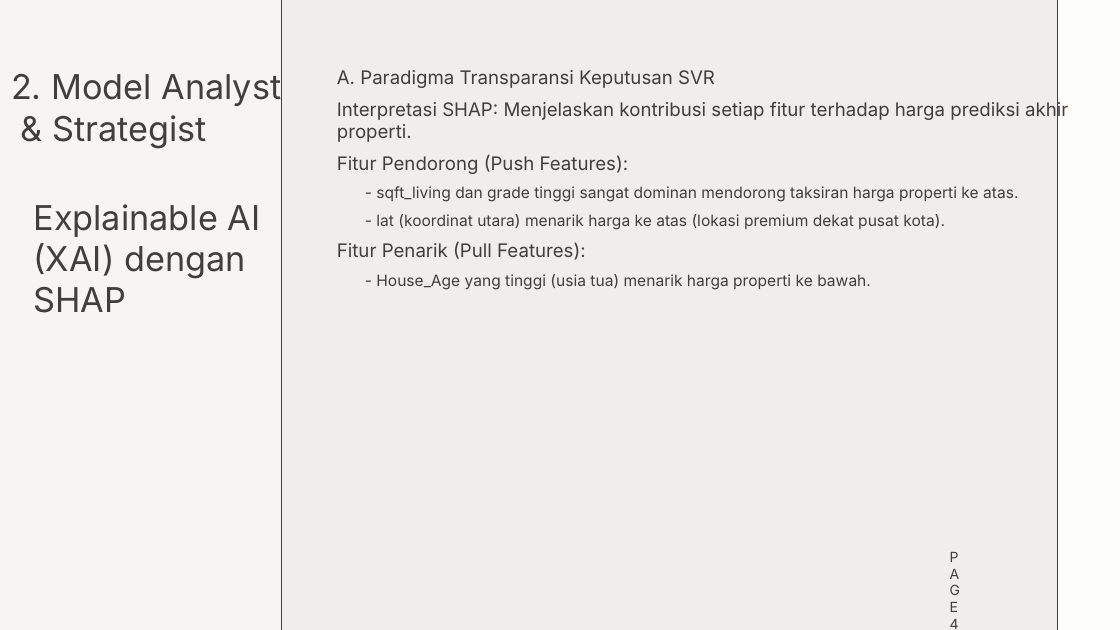
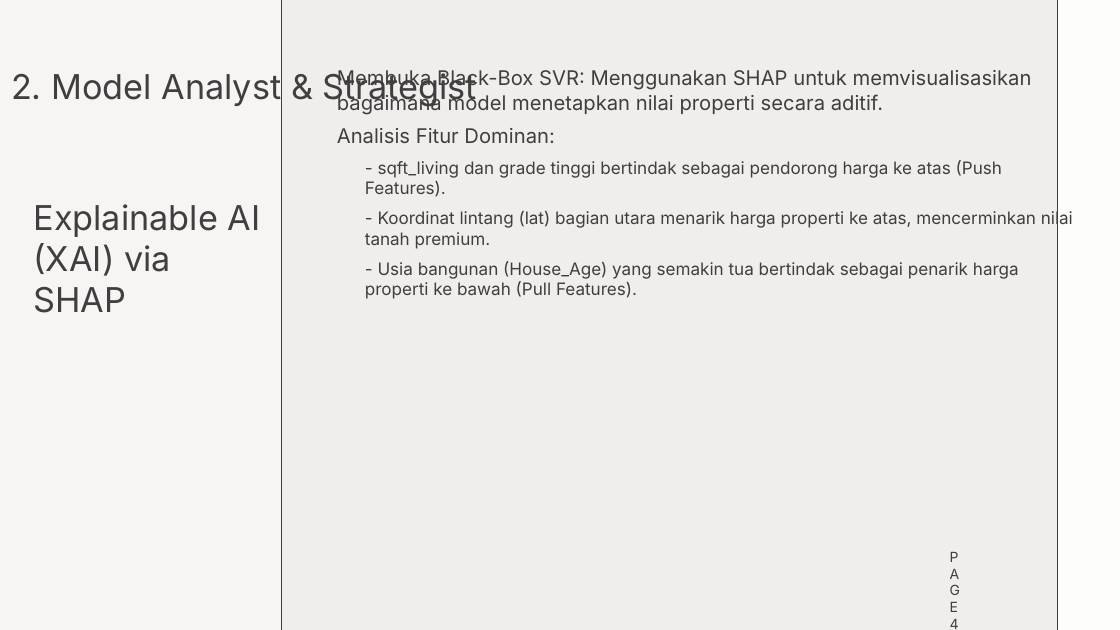
Before and after one commit to chilmi89/property_valuation, a slide deck: slide 4 of 0023_studi_kasus3_materi_2_achmad_chilmi.pptx. Drawn at 1120x630 pixels with LibreOffice and Linux fonts; fonts in the diff are those of the drawing. Boxes give left, top, right and bottom in pixels: in the first picture for what was removed or moved away, otherwise in the second. Text is boxed around its words. In the diff, an @@ line names an element or a change of style, - is before the commit and + after.

```diff
--- a/0023_studi_kasus3_materi_2_achmad_chilmi.pptx
+++ b/0023_studi_kasus3_materi_2_achmad_chilmi.pptx
@@ text at [11, 71, 477, 107]: text changed @@
-2. Model Analyst
-& Strategist
+2. Model Analyst & Strategist
@@ text at [337, 70, 1073, 299]: text changed; size 20 to 22 pt @@
-A. Paradigma Transparansi Keputusan SVR
-Interpretasi SHAP: Menjelaskan kontribusi setiap fitur terhadap harga prediksi akhir properti.
-Fitur Pendorong (Push Features):
-  - sqft_living dan grade tinggi sangat dominan mendorong taksiran harga properti ke atas.
-  - lat (koordinat utara) menarik harga ke atas (lokasi premium dekat pusat kota).
-Fitur Penarik (Pull Features):
-  - House_Age yang tinggi (usia tua) menarik harga properti ke bawah.
+Membuka Black-Box SVR: Menggunakan SHAP untuk memvisualisasikan bagaimana model menetapkan nilai properti secara aditif.
+Analisis Fitur Dominan:
+  - sqft_living dan grade tinggi bertindak sebagai pendorong harga ke atas (Push Features).
+  - Koordinat lintang (lat) bagian utara menarik harga properti ke atas, mencerminkan nilai tanah premium.
+  - Usia bangunan (House_Age) yang semakin tua bertindak sebagai penarik harga properti ke bawah (Pull Features).
@@ text at [34, 204, 261, 313]: text changed @@
-Explainable AI (XAI) dengan SHAP
+Explainable AI (XAI) via SHAP
```
Also in this commit, not shown: 3 other slides changed, 1 slide added, 1 other file.
